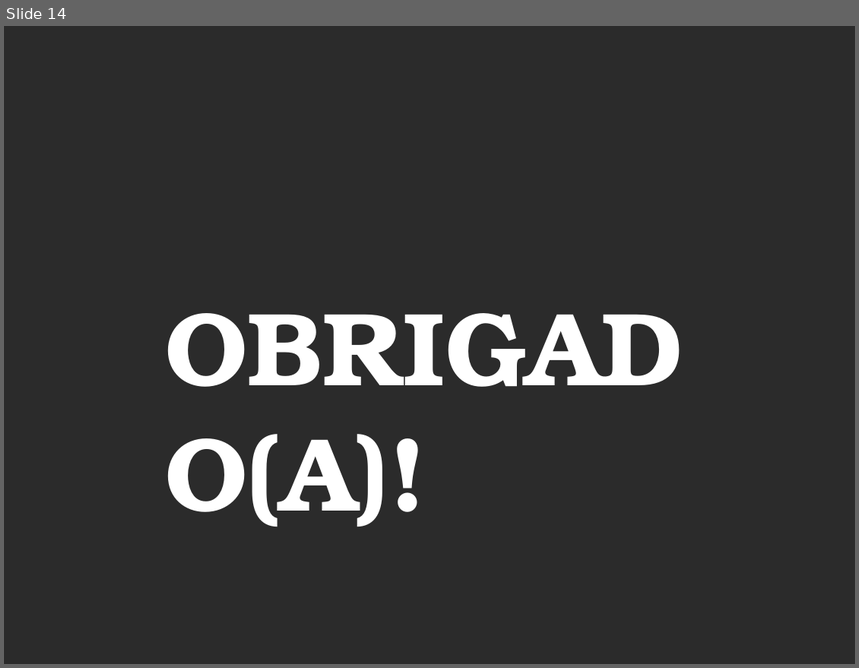
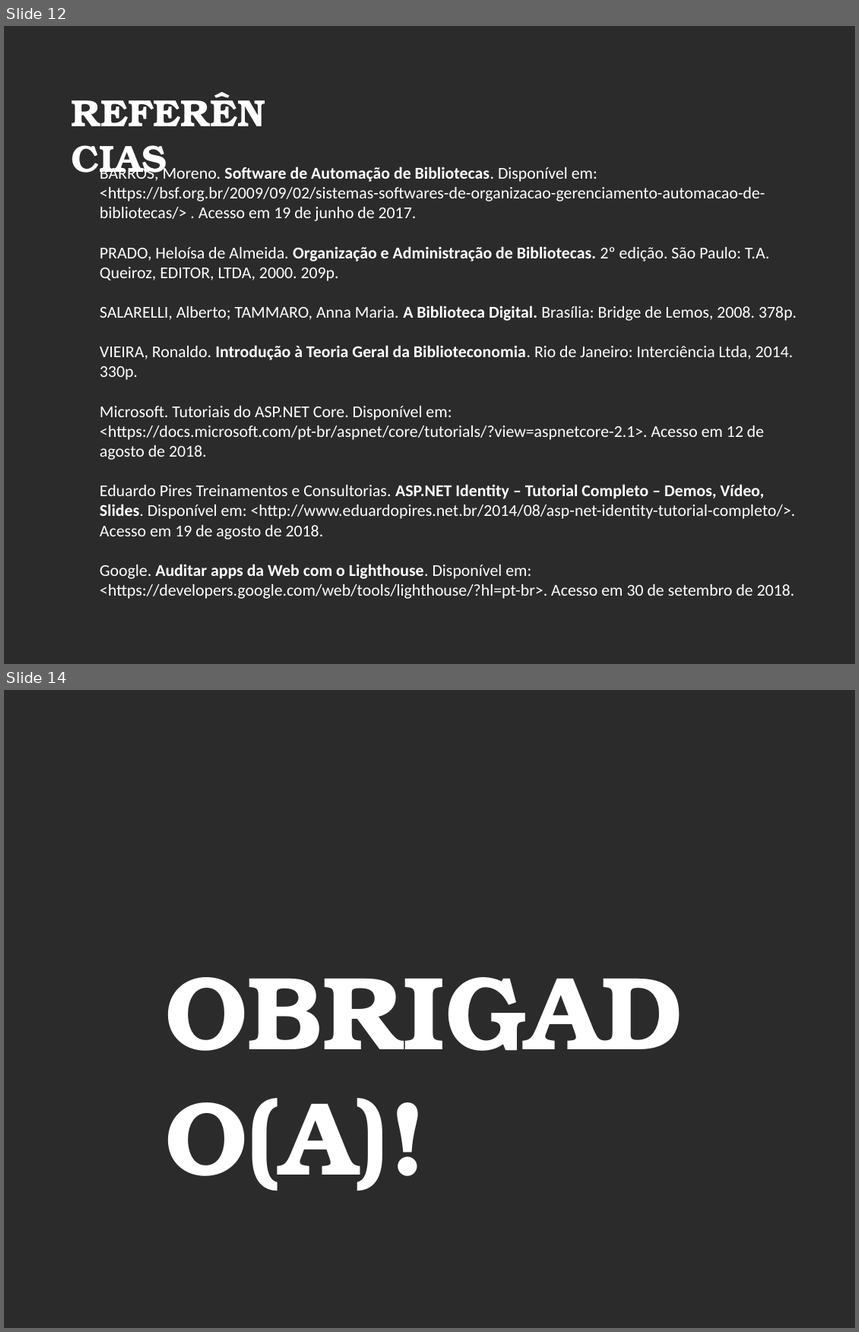
Before and after one commit to cesarmsj/sistema-administrativo-para-bibliotecas, a slide deck: Apresentação/Apresentação defesa Novateca.pptx. Shown one above the other, each under a label of ours: slide 14 before the commit, slides 12 and 14 after it; the slides between them are not shown. The pictures are 859x668 and 859x1332 pixels, drawn with LibreOffice and Linux fonts; fonts in the diff are those of the drawing; background and template pictures are left out; a plain dark background stands for a picture behind light text. Boxes give left, top, right and bottom in pixels: in the first picture for what was removed or moved away, otherwise in the second. Text is boxed around its words. In the diff, an @@ line names an element or a change of style, - is before the commit and + after.

```diff
--- a/Apresentação/Apresentação defesa Novateca.pptx
+++ b/Apresentação/Apresentação defesa Novateca.pptx
@@ slide 12 added at (4,26,855,664), background picture (left out) @@
@@ text added at (63,85,281,139), 32 pt, text #FFFFFF, bold @@
+REFERÊNCIAS
@@ text added at (100,165,797,599), 14 pt, text #FFFFFF @@
+BARROS, Moreno. Software de Automação de Bibliotecas. Disponível em: <https://bsf.org.br/2009/09/02/sistemas-softwares-de-organizacao-gerenciamento-automacao-de-bibliotecas/> . Acesso em 19 de junho de 2017.
+PRADO, Heloísa de Almeida. Organização e Administração de Bibliotecas. 2º edição. São Paulo: T.A. Queiroz, EDITOR, LTDA, 2000. 209p.
+SALARELLI, Alberto; TAMMARO, Anna Maria. A Biblioteca Digital. Brasília: Bridge de Lemos, 2008. 378p.
+VIEIRA, Ronaldo. Introdução à Teoria Geral da Biblioteconomia. Rio de Janeiro: Interciência Ltda, 2014. 330p.
+Microsoft. Tutoriais do ASP.NET Core. Disponível em: <https://docs.microsoft.com/pt-br/aspnet/core/tutorials/?view=aspnetcore-2.1>. Acesso em 12 de agosto de 2018.
+Eduardo Pires Treinamentos e Consultorias. ASP.NET Identity – Tutorial Completo – Demos, Vídeo, Slides. Disponível em: <http://www.eduardopires.net.br/2014/08/asp-net-identity-tutorial-completo/>. Acesso em 19 de agosto de 2018.
+Google. Auditar apps da Web com o Lighthouse. Disponível em: <https://developers.google.com/web/tools/lighthouse/?hl=pt-br>. Acesso em 30 de setembro de 2018.
```
Also in this commit, not shown: 1 slide changed, 1 slide removed, 48 other files.
